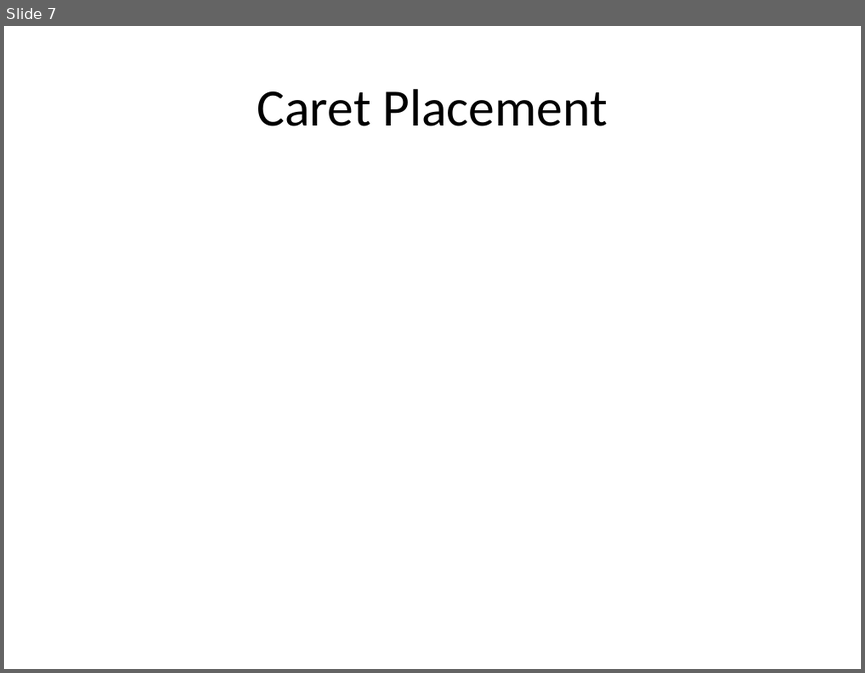
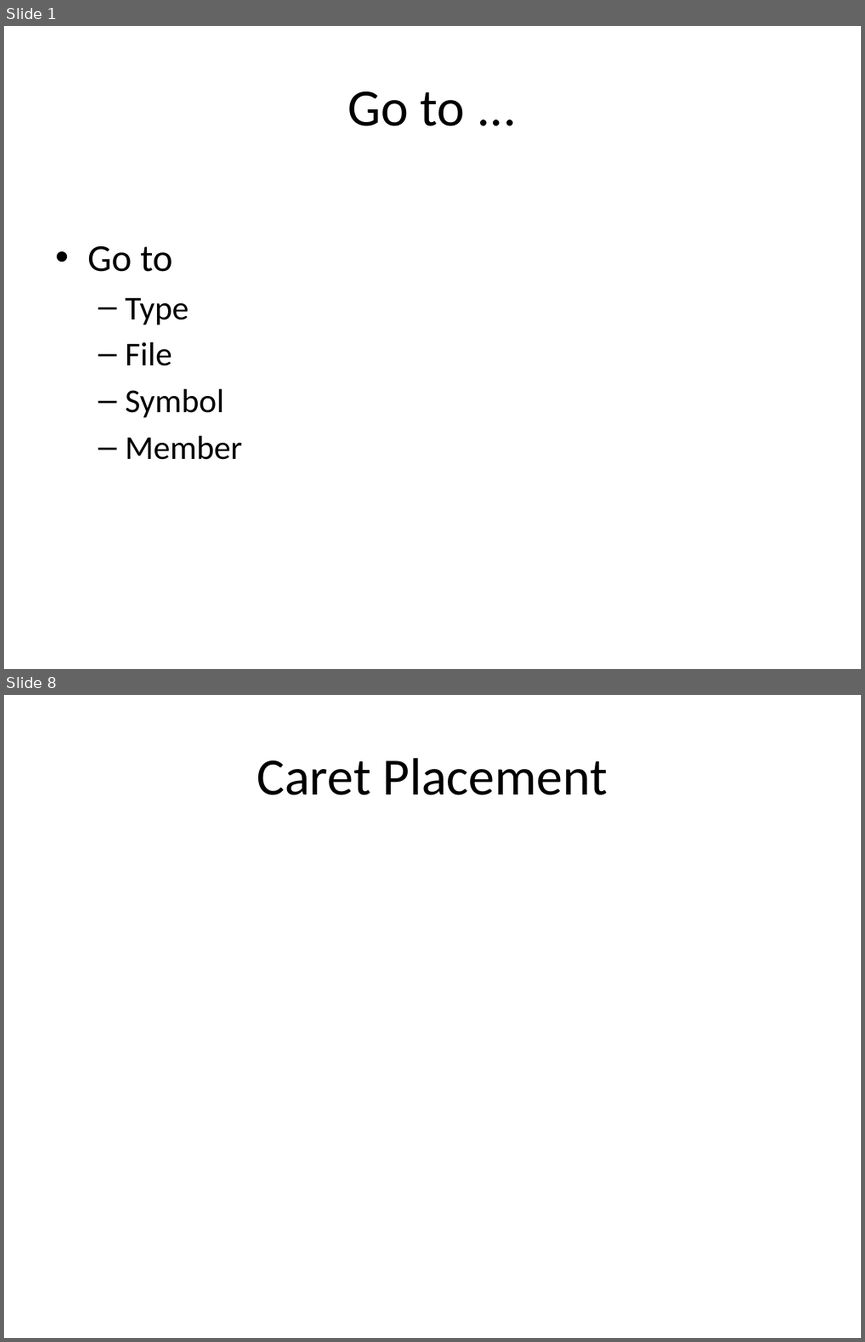
Before and after one commit to rasmuskl/ReSharperCourse, a slide deck: Presentations/2 - Exercises - ReSharper Course.pptx. Shown one above the other, each under a label of ours: slide 7 before the commit, slides 1 and 8 after it; the slides between them are not shown. The pictures are 865x673 and 865x1342 pixels, drawn with LibreOffice and Linux fonts; fonts in the diff are those of the drawing. Boxes give left, top, right and bottom in pixels: in the first picture for what was removed or moved away, otherwise in the second. Text is boxed around its words. In the diff, an @@ line names an element or a change of style, - is before the commit and + after.

```diff
--- a/Presentations/2 - Exercises - ReSharper Course.pptx
+++ b/Presentations/2 - Exercises - ReSharper Course.pptx
@@ slide 1 added at box(4, 26, 861, 669), background #FFFFFF @@
@@ title added at box(348, 91, 465, 126), 44 pt, text #000000 @@
+Go to ...
@@ text added at box(87, 246, 242, 460), 28 pt, text #000000 @@
+• Go to
+  – Type
+  – File
+  – Symbol
+  – Member
@@ what was slide 7 is now slide 8 @@
```
Also in this commit, not shown: 2 slides changed, 4 other slides added, 4 slides removed, 2 other files.
